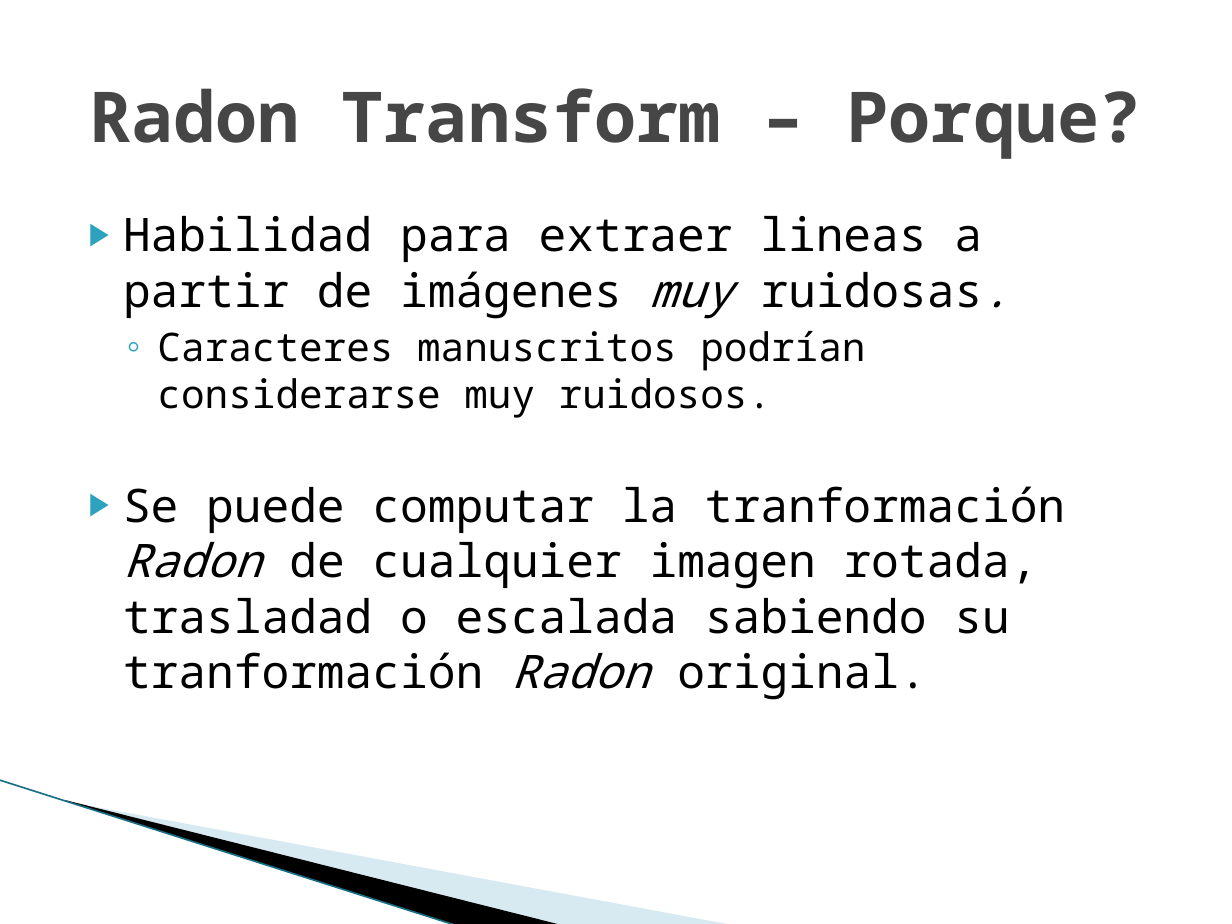
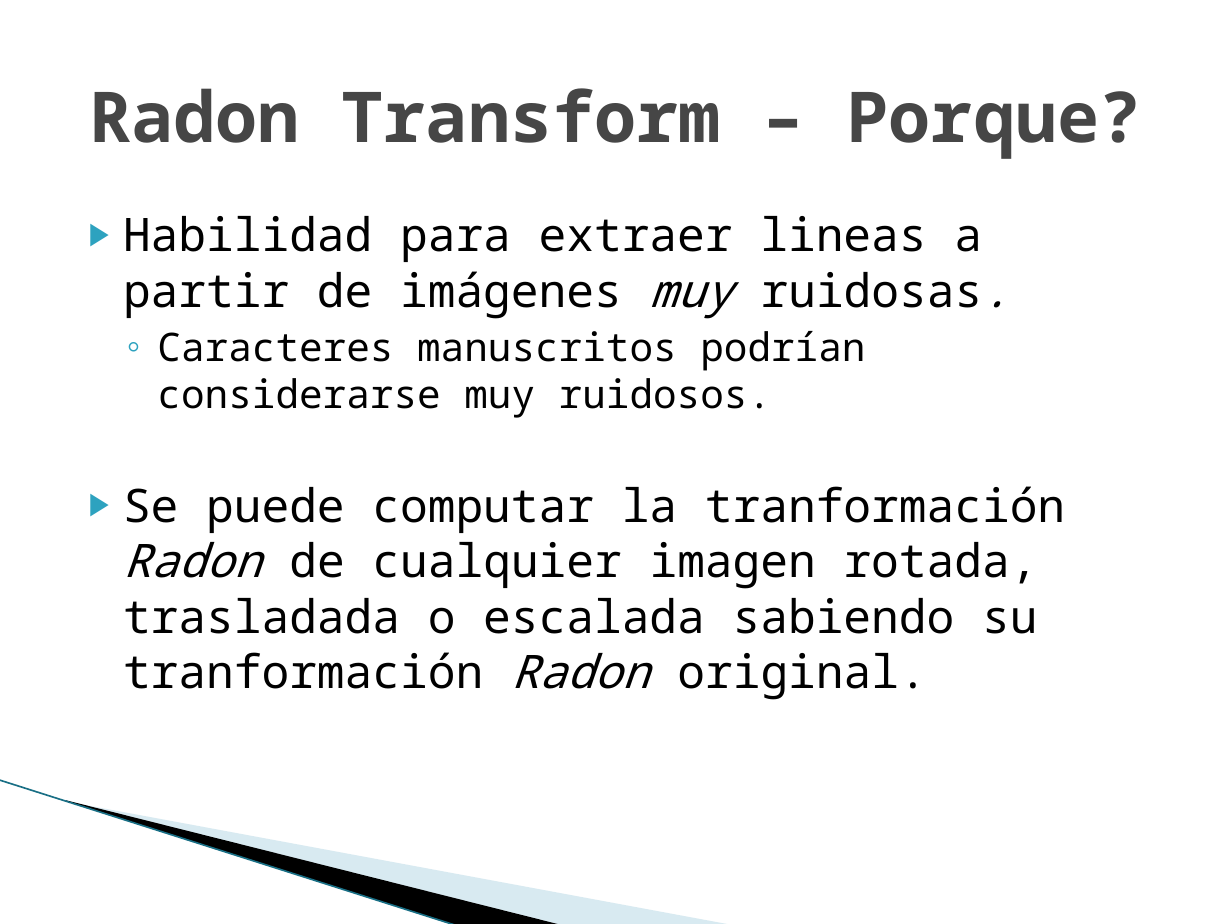
Before and after one commit to TechTinkerer42/TrabajosPracticos, a slide deck: slide 16 of doc/clase/presentacion.pptx (slide 17 before the commit). Drawn at 1232x924 pixels with LibreOffice and Linux fonts; fonts in the diff are those of the drawing; background and template pictures are left out. Boxes give left, top, right and bottom in pixels: in the first picture for what was removed or moved away, otherwise in the second. Text is boxed around its words. In the diff, an @@ line names an element or a change of style, - is before the commit and + after.

```diff
--- a/doc/clase/presentacion.pptx
+++ b/doc/clase/presentacion.pptx
@@ text at [123, 486, 1065, 700]: text changed @@
-▶ Se puede computar la tranformación Radon de cualquier imagen rotada, trasladad o escalada sabiendo su tranformación Radon original.
+▶ Se puede computar la tranformación Radon de cualquier imagen rotada, trasladada o escalada sabiendo su tranformación Radon original.
```
Also in this commit, not shown: 2 other slides changed, 2 slides removed, 18 other files.
